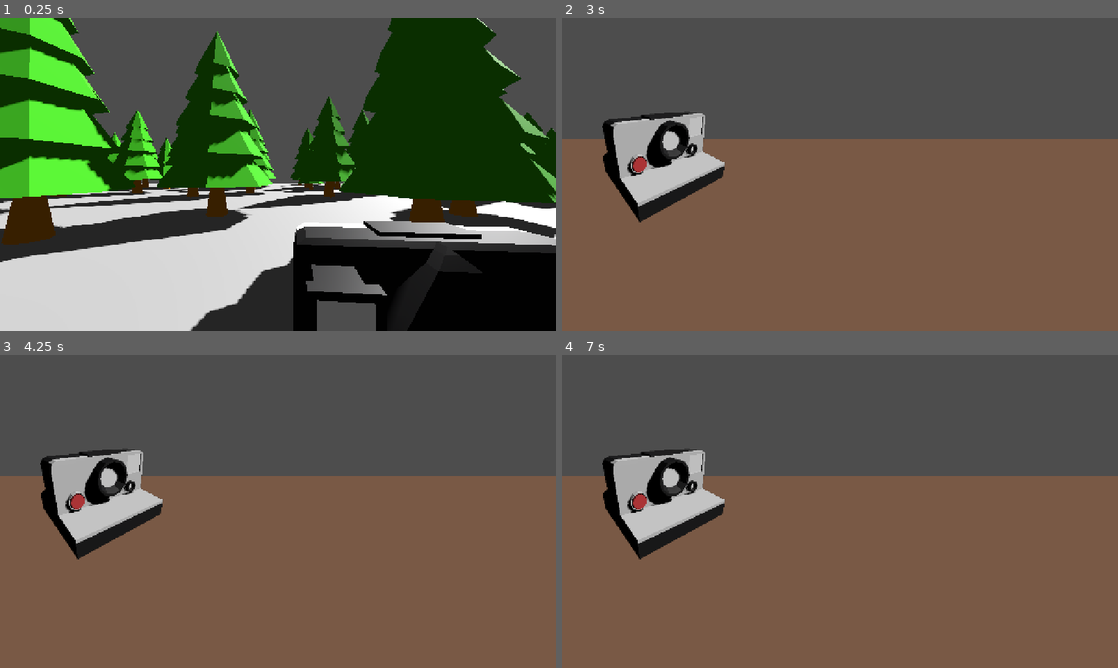
Above: before the commit, frames 1-4 (two rows, left to right).
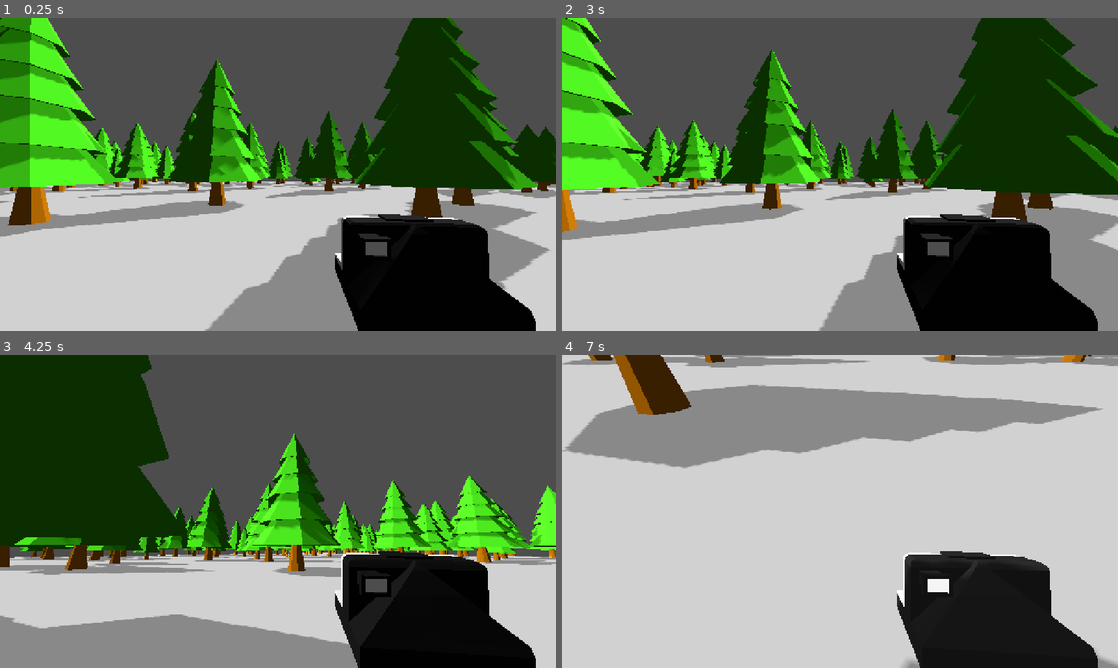
Above: after the commit, the same moments.

Repository: Chrisieee/godot-wild-jam-game-retro
Game: Godot game, scene res://scenes/level_1.tscn
The game is run twice, just before and just after one commit, with the same random seed, the same clock (stepped at 60 frames per second) and the same inputs.
Inputs (mouse positions are in pixels of both pictures, inside the frame that each line leads up to):
- Up to frame 1 (0.25 s): no input
- Up to frame 2 (3 s): tap Enter (develop) at 0.5, 0.8, 1.35, 2.75 s; move the mouse to (962, 158) at 0.52 s; hold D (right) 0.53-1.28 s; hold Right mouse button (camera) 0.53-1.28 s; click (962, 158) at 0.67 s; move the mouse to (728, 190) at 1.27 s; hold S (back) 1.28-2.03 s; click (728, 190) at 1.55 s; tap Space (photo, bound only before the commit) at 2, 2.3, 2.85 s; move the mouse to (895, 105) at 2.02 s; press the mouse at (895, 105) at 2.03 s; hold D (right) 2.03-2.78 s; move the mouse to (812, 237) at 2.77 s; release the mouse at (812, 237) at 2.78 s; hold W (forward) from 2.78 s (still down); click (812, 237) at 2.92 s
- Up to frame 3 (4.25 s): tap Ctrl (crouch, bound only after the commit) at 3.05 s; move the mouse to (444, 558) at 3.52 s; release W (forward) at 3.53 s; hold A (left) from 3.53 s (still down); hold Ctrl (crouch, bound only after the commit) from 3.53 s (still down); click (444, 558) at 3.67 s; tap Shift (sprint, bound only after the commit) at 3.8 s
- Up to frame 4 (7 s): move the mouse to (673, 464) at 4.27 s; release Ctrl (crouch, bound only after the commit) at 4.28 s; tap Shift (sprint, bound only after the commit) at 4.35 s; click (673, 464) at 4.42 s; right-click (673, 464) at 4.55 s; move the mouse to (867, 511) at 5.02 s; release A (left) at 5.03 s; hold S (back) 5.03-5.78 s; hold Right mouse button (camera) 5.03-5.78 s; click (867, 511) at 5.17 s; tap Enter (develop) at 5.3, 5.85 s; tap Space (photo, bound only before the commit) at 5.75, 6.8 s; move the mouse to (756, 433) at 5.77 s; hold D (right) 5.78-6.53 s; click (756, 433) at 6.05 s; move the mouse to (962, 495) at 6.52 s; press the mouse at (962, 495) at 6.53 s; hold W (forward) from 6.53 s (still down)

The runs differ from the first frame. In frame 1, 40% of the frame differs, in the area x 0-100%, y 0-100%; in frame 2, 76%; in frame 3, 72%; in frame 4, 99%.

Commit message:
Eerste dier toegevoegd + movement updates

Diff:
--- /dev/null
+++ b/parts/animal_spawner.tscn
@@ -0,0 +1,17 @@
+[gd_scene format=3 uid="uid://4j2jcv1a164f"]
+
+[ext_resource type="Script" uid="uid://bqr53rtoity2p" path="res://scripts/scene/animalSpawner.gd" id="1_v0omt"]
+[ext_resource type="PackedScene" uid="uid://15b7ds0qxnib" path="res://parts/fox.tscn" id="2_5vs2m"]
+
+[sub_resource type="PlaneMesh" id="PlaneMesh_lfxu0"]
+size = Vector2(150, 150)
+
+[node name="animalSpawner" type="Node3D" unique_id=718169120]
+script = ExtResource("1_v0omt")
+foxScene = ExtResource("2_5vs2m")
+foxAmount = 2
+
+[node name="animals" type="Node3D" parent="." unique_id=2116981683]
+
+[node name="spawnArea" type="MeshInstance3D" parent="." unique_id=2138012494]
+mesh = SubResource("PlaneMesh_lfxu0")
--- /dev/null
+++ b/parts/fox.tscn
@@ -0,0 +1,41 @@
+[gd_scene format=3 uid="uid://15b7ds0qxnib"]
+
+[ext_resource type="Script" uid="uid://6jr7qs8mhr22" path="res://scripts/score/photoObject.gd" id="1_kfylc"]
+[ext_resource type="PackedScene" uid="uid://dcllljrfayij4" path="res://objects/fox.glb" id="1_wb0je"]
+
+[sub_resource type="BoxShape3D" id="BoxShape3D_wb0je"]
+size = Vector3(1.0822754, 2.0214233, 0.93463135)
+
+[sub_resource type="BoxShape3D" id="BoxShape3D_lfxu0"]
+size = Vector3(1.11969, 0.5360718, 0.774353)
+
+[node name="fox" type="StaticBody3D" unique_id=1701980840]
+transform = Transform3D(1.1, 0, 0, 0, 1.1, 0, 0, 0, 1.1, 0, 0, 0)
+script = ExtResource("1_kfylc")
+objectName = "fox"
+points = 300
+
+[node name="fox" parent="." unique_id=184042266 instance=ExtResource("1_wb0je")]
+transform = Transform3D(0.3, 0, 0, 0, 0.3, 0, 0, 0, 0.3, 0, 0, 1)
+
+[node name="CollisionShape3D" type="CollisionShape3D" parent="." unique_id=946168693]
+transform = Transform3D(1, 0, 0, 0, 1, 0, 0, 0, 1, -0.052124023, 1.0104259, 0.7933707)
+shape = SubResource("BoxShape3D_wb0je")
+
+[node name="CollisionShape3D2" type="CollisionShape3D" parent="." unique_id=974968510]
+transform = Transform3D(1, 0, 0, 0, 1, 0, 0, 0, 1, 0.3045349, 0.26797485, -0.05819702)
+shape = SubResource("BoxShape3D_lfxu0")
+
+[node name="photoPoints" type="Node3D" parent="." unique_id=169319800]
+
+[node name="bottom" type="Marker3D" parent="photoPoints" unique_id=2039356341]
+transform = Transform3D(1, 0, 0, 0, 1, 0, 0, 0, 1, -0.05129817, 0, 0.8420873)
+
+[node name="top" type="Marker3D" parent="photoPoints" unique_id=1854531427]
+transform = Transform3D(1, 0, 0, 0, 1, 0, 0, 0, 1, -0.05129817, 1.8126874, 0.8420873)
+
+[node name="center" type="Marker3D" parent="photoPoints" unique_id=443474569]
+transform = Transform3D(1, 0, 0, 0, 1, 0, 0, 0, 1, -0.05129817, 0.831197, 0.8420873)
+
+[node name="tail" type="Marker3D" parent="photoPoints" unique_id=16879475]
+transform = Transform3D(1, 0, 0, 0, 1, 0, 0, 0, 1, 0.5379994, 0.14471567, -0.23560101)
--- a/parts/player.tscn
+++ b/parts/player.tscn
@@ -8,11 +8,10 @@
 [ext_resource type="Script" uid="uid://cm73y7cd02mkd" path="res://scripts/camera/photo.gd" id="5_oreqr"]
 
 [sub_resource type="CapsuleShape3D" id="CapsuleShape3D_lfxu0"]
-height = 2.3925781
 
 [sub_resource type="CapsuleMesh" id="CapsuleMesh_lfxu0"]
 radius = 0.48046875
-height = 3.8920898
+height = 2.0879211
 
 [sub_resource type="ShaderMaterial" id="ShaderMaterial_40wer"]
 shader = ExtResource("3_40wer")
@@ -77,15 +76,15 @@
 script = ExtResource("1_xlo1q")
 
 [node name="CollisionShape3D" type="CollisionShape3D" parent="." unique_id=2012787324]
-transform = Transform3D(1, 0, 0, 0, 1, 0, 0, 0, 1, 0, 0.19628906, 0)
+transform = Transform3D(1, 0, 0, 0, 1, 0, 0, 0, 1, 0, 0.90283203, 0)
 shape = SubResource("CapsuleShape3D_lfxu0")
 
 [node name="MeshInstance3D" type="MeshInstance3D" parent="." unique_id=1580538669]
-transform = Transform3D(1, 0, 0, 0, 1, 0, 0, 0, 1, 0, 0.8640137, 0)
+transform = Transform3D(1, 0, 0, 0, 1, 0, 0, 0, 1, 0, 0.9552765, 0)
 mesh = SubResource("CapsuleMesh_lfxu0")
 
 [node name="head" type="Node3D" parent="." unique_id=30802837]
-transform = Transform3D(1, 0, 0, 0, 1, 0, 0, 0, 1, 0, 2.4096086, -0.19560218)
+transform = Transform3D(1, 0, 0, 0, 1, 0, 0, 0, 1, 0, 1.822963, -0.19560218)
 
 [node name="camera" type="Node3D" parent="head" unique_id=709149958]
 script = ExtResource("2_aaff8")
@@ -99,7 +98,7 @@
 [node name="Camera3D" type="Camera3D" parent="head" unique_id=25853191]
 
 [node name="camera2" parent="head/Camera3D" unique_id=529910474 instance=ExtResource("3_oreqr")]
-transform = Transform3D(0.0099319955, 0, 0.09950556, 0, 0.1, 0, -0.09950556, 0, 0.0099319955, 0.6515043, -0.7763816, -1.153795)
+transform = Transform3D(0.0049659954, 0, 0.04975278, 0, 0.05, 0, -0.04975278, 0, 0.0049659954, 0.6515043, -0.48305905, -1.153795)
 
 [node name="CanvasLayer" type="CanvasLayer" parent="." unique_id=243201809]
 
--- a/parts/tree1.tscn
+++ b/parts/tree1.tscn
@@ -6,12 +6,12 @@
 [ext_resource type="Material" uid="uid://6lfhcsfrils6" path="res://textures/trunk.tres" id="3_k1kyq"]
 
 [sub_resource type="BoxShape3D" id="BoxShape3D_lglir"]
-size = Vector3(4.4249687, 8.428772, 4.3587646)
+size = Vector3(3.525453, 8.428772, 3.6161728)
 
 [node name="tree" type="StaticBody3D" unique_id=1394198399]
 script = ExtResource("1_x0foc")
 objectName = "tree"
-points = 50
+points = 25
 
 [node name="Tree" type="MeshInstance3D" parent="." unique_id=1579220133]
 mesh = ExtResource("1_ggy74")
@@ -23,7 +23,7 @@
 surface_material_override/5 = ExtResource("3_k1kyq")
 
 [node name="CollisionShape3D" type="CollisionShape3D" parent="." unique_id=1922411721]
-transform = Transform3D(0.99999994, 0, 0, 0, 0.99999994, 0, 0, 0, 1, 0.0105629265, 4.2384653, 0.012390137)
+transform = Transform3D(0.99999994, 0, 0, 0, 0.99999994, 0, 0, 0, 1, -0.03293103, 4.2384653, 0.01966381)
 shape = SubResource("BoxShape3D_lglir")
 
 [node name="photoPoints" type="Node3D" parent="." unique_id=1236407293]
--- a/project.godot
+++ b/project.godot
@@ -63,12 +63,22 @@
 }
 photo={
 "deadzone": 0.2,
-"events": [Object(InputEventKey,"resource_local_to_scene":false,"resource_name":"","device":-1,"window_id":0,"alt_pressed":false,"shift_pressed":false,"ctrl_pressed":false,"meta_pressed":false,"pressed":false,"keycode":0,"physical_keycode":32,"key_label":0,"unicode":32,"location":0,"echo":false,"script":null)
+"events": [Object(InputEventMouseButton,"resource_local_to_scene":false,"resource_name":"","device":-1,"window_id":0,"alt_pressed":false,"shift_pressed":false,"ctrl_pressed":false,"meta_pressed":false,"button_mask":1,"position":Vector2(235, 25),"global_position":Vector2(249, 98),"factor":1.0,"button_index":1,"canceled":false,"pressed":true,"double_click":false,"script":null)
 ]
 }
 develop={
 "deadzone": 0.2,
 "events": [Object(InputEventKey,"resource_local_to_scene":false,"resource_name":"","device":-1,"window_id":0,"alt_press …(195 unchanged characters)…
+]
+}
+crouch={
+"deadzone": 0.2,
+"events": [Object(InputEventKey,"resource_local_to_scene":false,"resource_name":"","device":-1,"window_id":0,"alt_pressed":false,"shift_pressed":false,"ctrl_pressed":false,"meta_pressed":false,"pressed":false,"keycode":0,"physical_keycode":4194326,"key_label":0,"unicode":0,"location":0,"echo":false,"script":null)
+]
+}
+sprint={
+"deadzone": 0.2,
+"events": [Object(InputEventKey,"resource_local_to_scene":false,"resource_name":"","device":-1,"window_id":0,"alt_pressed":false,"shift_pressed":false,"ctrl_pressed":false,"meta_pressed":false,"pressed":false,"keycode":0,"physical_keycode":4194325,"key_label":0,"unicode":0,"location":0,"echo":false,"script":null)
 ]
 }
 
--- a/scenes/level_1.tscn
+++ b/scenes/level_1.tscn
@@ -3,8 +3,10 @@
 [ext_resource type="PackedScene" uid="uid://cuhwyk0a0leyk" path="res://parts/player.tscn" id="1_014kd"]
 [ext_resource type="Script" uid="uid://buyotnwu7bihr" path="res://scripts/level_1.gd" id="1_bswci"]
 [ext_resource type="PackedScene" uid="uid://bwv6k2rl3nntg" path="res://parts/forest.tscn" id="3_rus8k"]
+[ext_resource type="PackedScene" uid="uid://4j2jcv1a164f" path="res://parts/animal_spawner.tscn" id="4_5xbjy"]
 
 [sub_resource type="Environment" id="Environment_014kd"]
+ambient_light_energy = 1.22
 
 [sub_resource type="PlaneMesh" id="PlaneMesh_r6c0r"]
 size = Vector2(200, 200)
@@ -17,14 +19,17 @@
 
 [node name="DirectionalLight3D" type="DirectionalLight3D" parent="." unique_id=1605139383]
 transform = Transform3D(0.7826234, -0.3212085, 0.533222, -0.6224955, -0.40383473, 0.67038566, 0, -0.85658777, -0.51600134, 90.65668, 71.2511, 0)
-light_energy = 2.195
+light_energy = 2.406
+light_specular = 0.0
 shadow_enabled = true
+shadow_opacity = 0.69
 shadow_blur = 2.711
 
 [node name="WorldEnvironment" type="WorldEnvironment" parent="." unique_id=1339717578]
 environment = SubResource("Environment_014kd")
 
 [node name="floor" type="StaticBody3D" parent="." unique_id=1277410842]
+visible = false
 
 [node name="MeshInstance3D" type="MeshInstance3D" parent="floor" unique_id=1076422641]
 mesh = SubResource("PlaneMesh_r6c0r")
@@ -37,170 +42,199 @@
 transform = Transform3D(1, 0, 0, 0, 1, 0, 0, 0, 1, 0, 1.9992819, 0)
 
 [node name="trees" type="StaticBody3D" parent="." unique_id=1109809678]
+transform = Transform3D(1.15, 0, 0, 0, 1.15, 0, 0, 0, 1.15, 0, 0, 0)
 
 [node name="dense" type="StaticBody3D" parent="trees" unique_id=1160142649]
 
 [node name="forestSpawner" parent="trees/dense" unique_id=474062151 instance=ExtResource("3_rus8k")]
 transform = Transform3D(1, 0, 0, 0, 1, 0, 0, 0, 1, -74.979324, 0, 75.14326)
 amount = 100
+minDistance = 8.0
 
 [node name="forestSpawner2" parent="trees/dense" unique_id=1796509021 instance=ExtResource("3_rus8k")]
 transform = Transform3D(1, 0, 0, 0, 1, 0, 0, 0, 1, -74.979324, 0, 25.142097)
 amount = 100
+minDistance = 8.0
 
 [node name="forestSpawner3" parent="trees/dense" unique_id=527302777 instance=ExtResource("3_rus8k")]
 transform = Transform3D(1, 0, 0, 0, 1, 0, 0, 0, 1, -74.979324, 0, -24.681084)
 amount = 100
+minDistance = 8.0
 
 [node name="forestSpawner4" parent="trees/dense" unique_id=895442603 instance=ExtResource("3_rus8k")]
 transform = Transform3D(1, 0, 0, 0, 1, 0, 0, 0, 1, -74.979324, 0, -74.62487)
 amount = 100
+minDistance = 8.0
 
 [node name="forestSpawner5" parent="trees/dense" unique_id=1436032308 instance=ExtResource("3_rus8k")]
 transform = Transform3D(1, 0, 0, 0, 1, 0, 0, 0, 1, 74.8929, 0, 74.71736)
 amount = 100
+minDistance = 8.0
 
 [node name="forestSpawner6" parent="trees/dense" unique_id=1860906386 instance=ExtResource("3_rus8k")]
 transform = Transform3D(1, 0, 0, 0, 1, 0, 0, 0, 1, 74.8929, 0, 24.716202)
 amount = 100
+minDistance = 8.0
 
 [node name="forestSpawner7" parent="trees/dense" unique_id=806611592 instance=ExtResource("3_rus8k")]
 transform = Transform3D(1, 0, 0, 0, 1, 0, 0, 0, 1, 74.8929, 0, -25.10698)
 amount = 100
+minDistance = 8.0
 
 [node name="forestSpawner8" parent="trees/dense" unique_id=572220036 instance=ExtResource("3_rus8k")]
 transform = Transform3D(1, 0, 0, 0, 1, 0, 0, 0, 1, 74.8929, 0, -75.050766)
 amount = 100
+minDistance = 8.0
 
 [node name="forestSpawner9" parent="trees/dense" unique_id=1799096726 instance=ExtResource("3_rus8k")]
 transform = Transform3D(1, 0, 0, 0, 1, 0, 0, 0, 1, -24.84851, 0, 74.66807)
 amount = 100
+minDistance = 8.0
 
 [node name="forestSpawner10" parent="trees/dense" unique_id=1999403361 instance=ExtResource("3_rus8k")]
 transform = Transform3D(1, 0, 0, 0, 1, 0, 0, 0, 1, 24.976315, 0, 74.63082)
 amount = 100
+minDistance = 8.0
 
 [node name="forestSpawner11" parent="trees/dense" unique_id=1815108880 instance=ExtResource("3_rus8k")]
 transform = Transform3D(1, 0, 0, 0, 1, 0, 0, 0, 1, -24.84851, 0, -74.74386)
 amount = 100
+minDistance = 8.0
 
 [node name="forestSpawner12" parent="trees/dense" unique_id=100057083 instance=ExtResource("3_rus8k")]
 transform = Transform3D(1, 0, 0, 0, 1, 0, 0, 0, 1, 24.767029, 0, -74.74386)
 amount = 100
+minDistance = 8.0
 
 [node name="forestSpawner13" parent="trees/dense" unique_id=1221090566 instance=ExtResource("3_rus8k")]
 transform = Transform3D(1, 0, 0, 0, 1, 0, 0, 0, 1, -74.979324, 0, 50.145676)
 amount = 100
+minDistance = 8.0
 
 [node name="forestSpawner14" parent="trees/dense" unique_id=669603988 instance=ExtResource("3_rus8k")]
 transform = Transform3D(1, 0, 0, 0, 1, 0, 0, 0, 1, -74.979324, 0, 0.30090714)
 amount = 100
+minDistance = 8.0
 
 [node name="forestSpawner15" parent="trees/dense" unique_id=1177990066 instance=ExtResource("3_rus8k")]
 transform = Transform3D(1, 0, 0, 0, 1, 0, 0, 0, 1, -74.979324, 0, -49.668198)
 amount = 100
+minDistance = 8.0
 
 [node name="forestSpawner16" parent="trees/dense" unique_id=1178115781 instance=ExtResource("3_rus8k")]
 transform = Transform3D(1, 0, 0, 0, 1, 0, 0, 0, 1, -49.908905, 0, -74.62487)
 amount = 100
+minDistance = 8.0
 
 [node name="forestSpawner17" parent="trees/dense" unique_id=398205549 instance=ExtResource("3_rus8k")]
 transform = Transform3D(1, 0, 0, 0, 1, 0, 0, 0, 1, -0.20130157, 0, -74.62487)
 amount = 100
+minDistance = 8.0
 
 [node name="forestSpawner18" parent="trees/dense" unique_id=794374438 instance=ExtResource("3_rus8k")]
 transform = Transform3D(1, 0, 0, 0, 1, 0, 0, 0, 1, 49.7921, 0, -74.84747)
 amount = 100
+minDistance = 8.0
 
 [node name="forestSpawner19" parent="trees/dense" unique_id=106658675 instance=ExtResource("3_rus8k")]
 transform = Transform3D(1, 0, 0, 0, 1, 0, 0, 0, 1, 74.8929, 0, -49.967182)
 amount = 100
+minDistance = 8.0
 
 [node name="forestSpawner20" parent="trees/dense" unique_id=1795335673 instance=ExtResource("3_rus8k")]
 transform = Transform3D(1, 0, 0, 0, 1, 0, 0, 0, 1, 74.8929, 0, -0.33377075)
 amount = 100
+minDistance = 8.0
 
 [node name="forestSpawner21" parent="trees/dense" unique_id=1681827954 instance=ExtResource("3_rus8k")]
 transform = Transform3D(1, 0, 0, 0, 1, 0, 0, 0, 1, 74.8929, 0, 49.79188)
 amount = 100
+minDistance = 8.0
 
 [node name="forestSpawner22" parent="trees/dense" unique_id=1524541493 instance=ExtResource("3_rus8k")]
 transform = Transform3D(1, 0, 0, 0, 1, 0, 0, 0, 1, 49.872223, 0, 74.74319)
 amount = 100
+minDistance = 8.0
 
 [node name="forestSpawner23" parent="trees/dense" unique_id=759508023 instance=ExtResource("3_rus8k")]
 transform = Transform3D(1, 0, 0, 0, 1, 0, 0, 0, 1, -0.062210083, 0, 74.71736)
 amount = 100
+minDistance = 8.0
 
 [node name="forestSpawner24" parent="trees/dense" unique_id=5850174 instance=ExtResource("3_rus8k")]
 transform = Transform3D(1, 0, 0, 0, 1, 0, 0, 0, 1, -49.918953, 0, 74.71736)
 amount = 100
+minDistance = 8.0
 
 [node name="forestSpawner25" parent="trees/dense" unique_id=1377459336 instance=ExtResource("3_rus8k")]
 transform = Transform3D(1, 0, 0, 0, 1, 0, 0, 0, 1, 49.7921, 0, -49.96444)
 amount = 100
+minDistance = 8.0
 
 [node name="forestSpawner26" parent="trees/dense" unique_id=539480531 instance=ExtResource("3_rus8k")]
 transform = Transform3D(1, 0, 0, 0, 1, 0, 0, 0, 1, 49.7921, 0, 49.704002)
 amount = 100
+minDistance = 8.0
 
 [node name="forestSpawner27" parent="trees/dense" unique_id=1815941379 instance=ExtResource("3_rus8k")]
 transform = Transform3D(1, 0, 0, 0, 1, 0, 0, 0, 1, -49.95501, 0, 49.704002)
 amount = 100
+minDistance = 8.0
 
 [node name="forestSpawner28" parent="trees/dense" unique_id=1153806954 instance=ExtResource("3_rus8k")]
 transform = Transform3D(1, 0, 0, 0, 1, 0, 0, 0, 1, -49.979095, 0, -49.96444)
 amount = 100
+minDistance = 8.0
 
 [node name="light" type="StaticBody3D" parent="trees" unique_id=131591669]
 
 [node name="forestSpawner13" parent="trees/light" unique_id=218316051 instance=ExtResource("3_rus8k")]
 transform = Transform3D(1, 0, 0, 0, 1, 0, 0, 0, 1, 49.93784, 0, -24.901012)
-amount = 7
+amount = 10
 
 [node name="forestSpawner14" parent="trees/light" unique_id=1299811033 instance=ExtResource("3_rus8k")]
 transform = Transform3D(1, 0, 0, 0, 1, 0, 0, 0, 1, 24.909378, 0, -49.74077)
-amount = 7
+amount = 10
 
 [node name="forestSpawner15" parent="trees/light" unique_id=258193146 instance=ExtResource("3_rus8k")]
 transform = Transform3D(1, 0, 0, 0, 1, 0, 0, 0, 1, 0.05010605, 0, -49.74077)
-amount = 7
+amount = 10
 
 [node name="forestSpawner16" parent="trees/light" unique_id=502276670 instance=ExtResource("3_rus8k")]
 transform = Transform3D(1, 0, 0, 0, 1, 0, 0, 0, 1, -24.978355, 0, -49.74077)
-amount = 7
+amount = 10
 
 [node name="forestSpawner17" parent="trees/light" unique_id=946903654 instance=ExtResource("3_rus8k")]
 transform = Transform3D(1, 0, 0, 0, 1, 0, 0, 0, 1, 49.93784, 0, 0.17115402)
-amount = 7
+amount = 10
 
 [node name="forestSpawner18" parent="trees/light" unique_id=382538755 instance=ExtResource("3_rus8k")]
 transform = Transform3D(1, 0, 0, 0, 1, 0, 0, 0, 1, 49.93784, 0, 24.87281)
-amount = 7
+amount = 10
 
 [node name="forestSpawner19" parent="trees/light" unique_id=681999247 instance=ExtResource("3_rus8k")]
 transform = Transform3D(1, 0, 0, 0, 1, 0, 0, 0, 1, -50.150265, 0, -24.901012)
-amount = 7
+amount = 10
 
 [node name="forestSpawner20" parent="trees/light" unique_id=521789190 instance=ExtResource("3_rus8k")]
 transform = Transform3D(1, 0, 0, 0, 1, 0, 0, 0, 1, -50.150265, 0, 0.17115402)
-amount = 7
+amount = 10
 
 [node name="forestSpawner21" parent="trees/light" unique_id=140718228 instance=ExtResource("3_rus8k")]
 transform = Transform3D(1, 0, 0, 0, 1, 0, 0, 0, 1, -50.150265, 0, 24.87281)
-amount = 7
+amount = 10
 
 [node name="forestSpawner22" parent="trees/light" unique_id=1579927488 instance=ExtResource("3_rus8k")]
 transform = Transform3D(1, 0, 0, 0, 1, 0, 0, 0, 1, 24.909378, 0, 49.83667)
-amount = 7
+amount = 10
 
 [node name="forestSpawner23" parent="trees/light" unique_id=1666115510 instance=ExtResource("3_rus8k")]
 transform = Transform3D(1, 0, 0, 0, 1, 0, 0, 0, 1, 0.05010605, 0, 49.83667)
-amount = 7
+amount = 10
 
 [node name="forestSpawner24" parent="trees/light" unique_id=20041544 instance=ExtResource("3_rus8k")]
 transform = Transform3D(1, 0, 0, 0, 1, 0, 0, 0, 1, -24.978355, 0, 49.83667)
-amount = 7
+amount = 10
 
 [node name="clean" type="StaticBody3D" parent="trees" unique_id=1321325452]
 
@@ -235,3 +269,5 @@
 [node name="forestSpawner21" parent="trees/clean" unique_id=1248346142 instance=ExtResource("3_rus8k")]
 transform = Transform3D(1, 0, 0, 0, 1, 0, 0, 0, 1, -24.978355, 0, -0.10903549)
 amount = 2
+
+[node name="animalSpawner" parent="." unique_id=718169120 instance=ExtResource("4_5xbjy")]
--- a/scripts/camera/camera.gd
+++ b/scripts/camera/camera.gd
@@ -33,22 +33,6 @@
 func make_photo():
 	var photo := PhotoData.new()
 
-	#var camera = $"../SubViewport/photoCamera"
-	#var viewportSize = camera.get_viewport().get_visible_rect().size
-	#var visibleObjects = []
-#
-	#for object in get_tree().get_nodes_in_group("photoObjects"):
-		#if camera.is_position_behind(object.global_position):
-			#continue
-		#
-		#var screenPos = camera.unproject_position(object.global_position)
-		#
-		#if Rect2(Vector2.ZERO, viewportSize).has_point(screenPos):
-			#visibleObjects.append(object)
-		#
-	#for object in visibleObjects:
-		#photo.objects.append(object)
-
 	photo.image = $"../SubViewport".get_texture().get_image()
 	photo.texture = ImageTexture.create_from_image(photo.image)
 	photo.timeTaken = Time.get_unix_time_from_system()
--- a/scripts/develop/developManager.gd
+++ b/scripts/develop/developManager.gd
@@ -12,3 +12,8 @@
 func next():
 	lastPhoto += 1
 	scoreView.show_full_score(lastPhoto)
+
+func _input(event):
+	if event.is_action_pressed("develop"):
+		Input.mouse_mode = Input.MOUSE_MODE_VISIBLE
+		get_tree().change_scene_to_file("res://scenes/level_1.tscn")
--- a/scripts/player.gd
+++ b/scripts/player.gd
@@ -4,14 +4,19 @@
 @onready var camera := $head/Camera3D
 @onready var cameraControl := $head/camera
 
-@export var speed = 20
+@export var speed = 10
 
 var gravity = ProjectSettings.get_setting("physics/3d/default_gravity")
 
 var target_velocity = Vector3.ZERO
 
+var isCrouching = false
+var standHeight = 2.0
+var crouchHeight = 0.5
+
+var isSprinting = false
+
 func _physics_process(delta):
-
 	var input_dir = Vector2.ZERO
 
 	if Input.is_action_pressed("right"):
@@ -41,7 +46,31 @@
 
 	move_and_slide()
 
+func _crouch():
+	isCrouching = !isCrouching
+	if isCrouching:
+		$CollisionShape3D.shape.height = crouchHeight
+		speed = 5
+	else:
+		$CollisionShape3D.shape.height = standHeight
+		speed = 10
+
 func _input(event):
+	if event.is_action_pressed("crouch"):
+		_crouch()
+
+	if event.is_action_released("crouch"):
+		_crouch()
+
+	if event.is_action_pressed("sprint"):
+		if isCrouching:
+			_crouch()
+
+		speed = 15
+
+	if event.is_action_released("sprint"):
+		speed = 10
+
 	if event.is_action_pressed("ui_cancel"):
 		Input.mouse_mode = Input.MOUSE_MODE_VISIBLE
 
--- /dev/null
+++ b/scripts/scene/animalSpawner.gd
@@ -0,0 +1,40 @@
+extends Node3D
+
+@export var foxScene: PackedScene
+@export var foxAmount: int = 1
+@export var minDistance: float = 10.0
+
+@onready var areaSize := ($spawnArea.mesh as PlaneMesh).size
+
+var rng := RandomNumberGenerator.new()
+var positions: Array[Vector3] = []
+
+func _ready():
+	#rng.seed = 12345
+	generate()
+
+func generate():
+	for i in range(foxAmount):
+		var pos = Vector3(rng.randf_range(-areaSize.x/2, areaSize.x/2),0,rng.randf_range(-areaSize.y/2, areaSize.y/2))
+
+		if is_valid_position(pos):
+			positions.append(pos)
+
+			var fox = foxScene.instantiate()
+			fox.position = pos
+			fox.rotation.y = rng.randf() * TAU
+
+			$animals.add_child(fox)
+
+func is_valid_position(pos: Vector3) -> bool:
+	for other in positions:
+		if pos.distance_to(other) < minDistance:
+			return false
+
+
+	var trees = get_tree().get_nodes_in_group("tree")
+	for tree in trees:
+		if pos.distance_to(tree.position) < minDistance:
+			return false
+
+	return true
--- /dev/null
+++ b/scripts/scene/spawnManager.gd
@@ -0,0 +1,4 @@
+extends Node
+
+var treePositions: Array[Vector3] = []
+var animalPositions: Array[Vector3] = []
--- a/scripts/scene/treeSpawner.gd
+++ b/scripts/scene/treeSpawner.gd
@@ -6,8 +6,8 @@
 
 @onready var areaSize := ($spawnArea.mesh as PlaneMesh).size
 
+var rng := RandomNumberGenerator.new()
 var positions: Array[Vector3] = []
-var rng := RandomNumberGenerator.new()
 
 func _ready():
 	rng.seed = 12345
@@ -23,7 +23,7 @@
 			var tree = treeScene.instantiate()
 			tree.position = pos
 			tree.rotation.y = rng.randf() * TAU
-			var scale = rng.randf_range(1.3, 2.5)
+			var scale = rng.randf_range(1, 2)
 			tree.scale = Vector3.ONE * scale
 
 			$trees.add_child(tree)
--- a/scripts/score/photoObject.gd
+++ b/scripts/score/photoObject.gd
@@ -6,3 +6,4 @@
 
 func _ready():
 	add_to_group("photoObjects")
+	add_to_group(objectName)
Binary file added: objects/fox.glb
Not shown, added: objects/fox.glb.import
Not shown, added: scripts/scene/animalSpawner.gd.uid
Not shown, added: scripts/scene/spawnManager.gd.uid
Not shown, added: parts/player.tscn3718002558.tmp
Not shown, added: parts/player.tscn4043954000.tmp
Not shown, added: scenes/level_1.tscn6470615730.tmp
